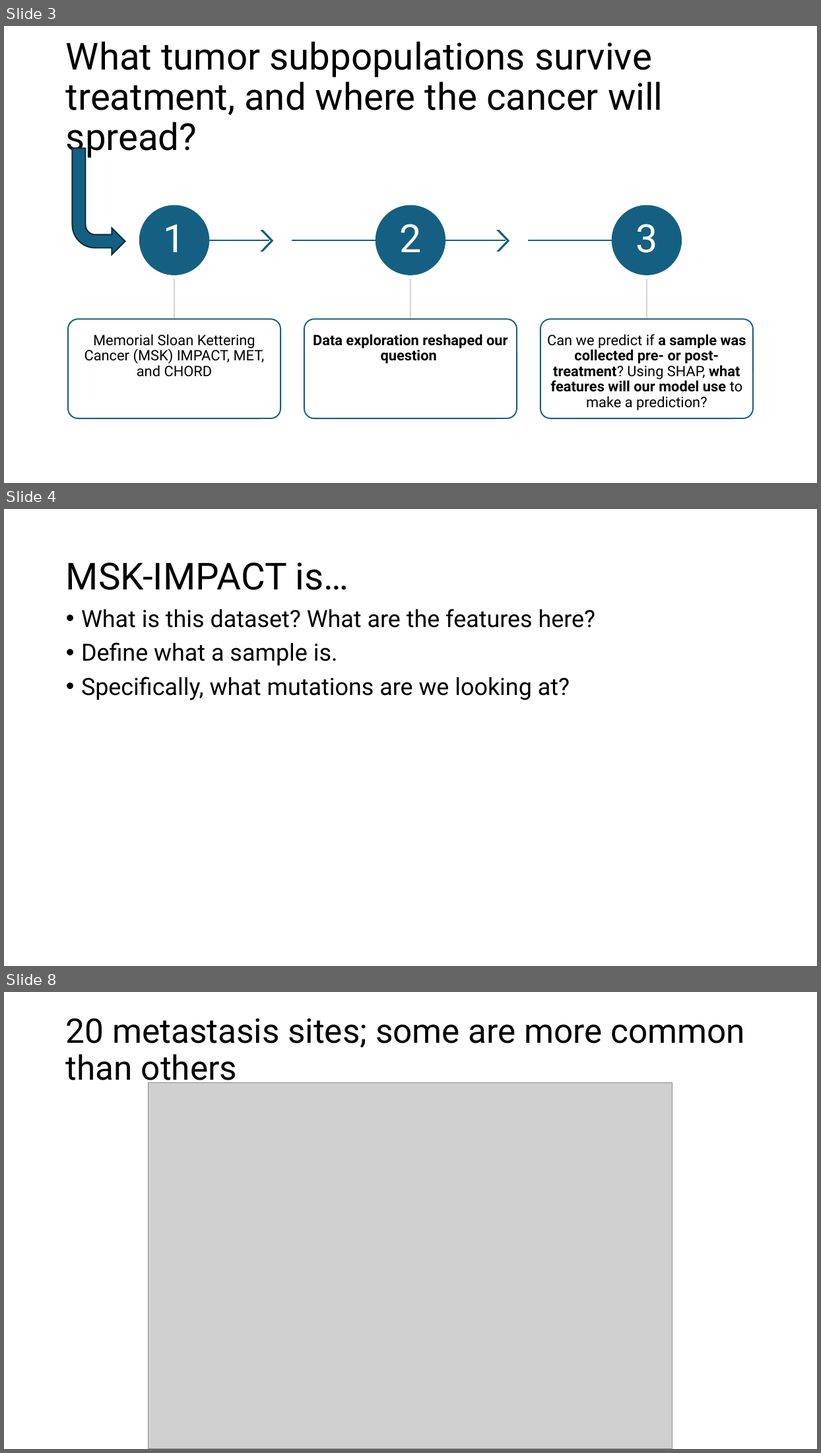
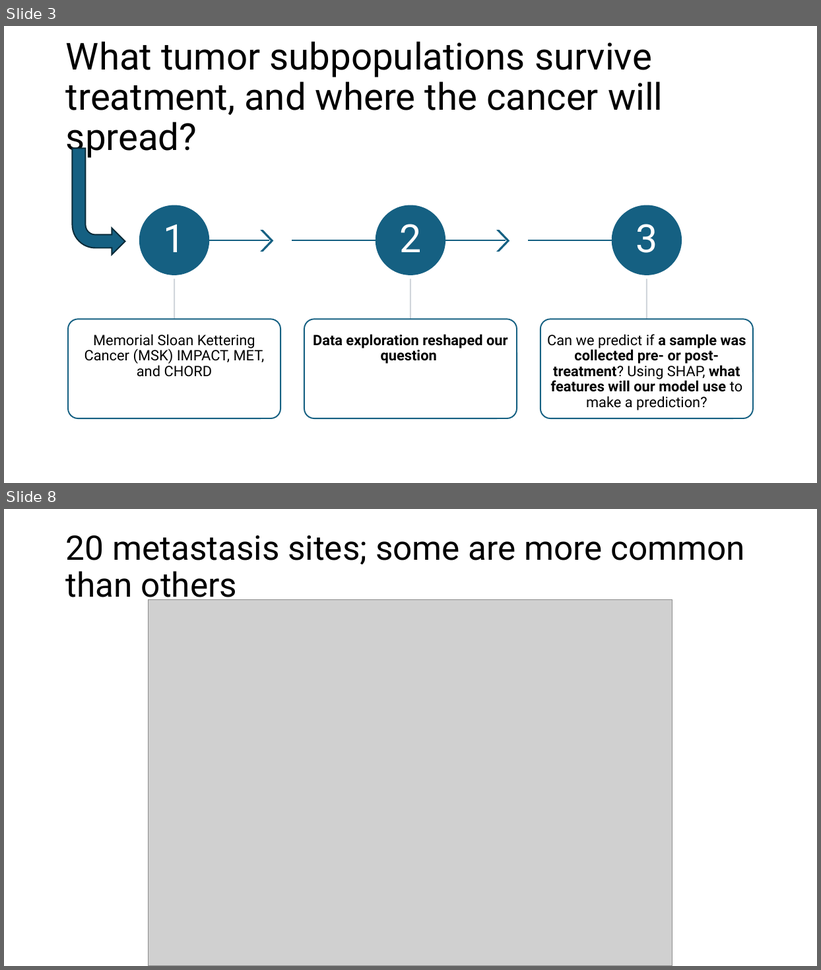
Before and after one commit to Hammerb88/AI-Health-Project, a slide deck: Demo 1.pptx. Shown one above the other, each under a label of ours: slides 3, 4 and 8 before the commit, slides 3 and 8 after it; the slides between them are not shown. The pictures are 821x1453 and 821x970 pixels, drawn with LibreOffice and Linux fonts; fonts in the diff are those of the drawing; grey boxes stand for pictures. Boxes give left, top, right and bottom in pixels: in the first picture for what was removed or moved away, otherwise in the second. Text is boxed around its words. In the diff, an @@ line names an element or a change of style, - is before the commit and + after.

```diff
--- a/Demo 1.pptx
+++ b/Demo 1.pptx
@@ slide 4 removed at <box>4,509,817,966</box>, background #FFFFFF @@
@@ title removed at <box>66,562,349,590</box> @@
-MSK-IMPACT is…
@@ text removed at <box>81,609,596,700</box> @@
-• What is this dataset? What are the features here?
-• Define what a sample is.
-• Specifically, what mutations are we looking at?
```
Also in this commit, not shown: 2 slides changed, 3 slides added, 2 other slides removed.
